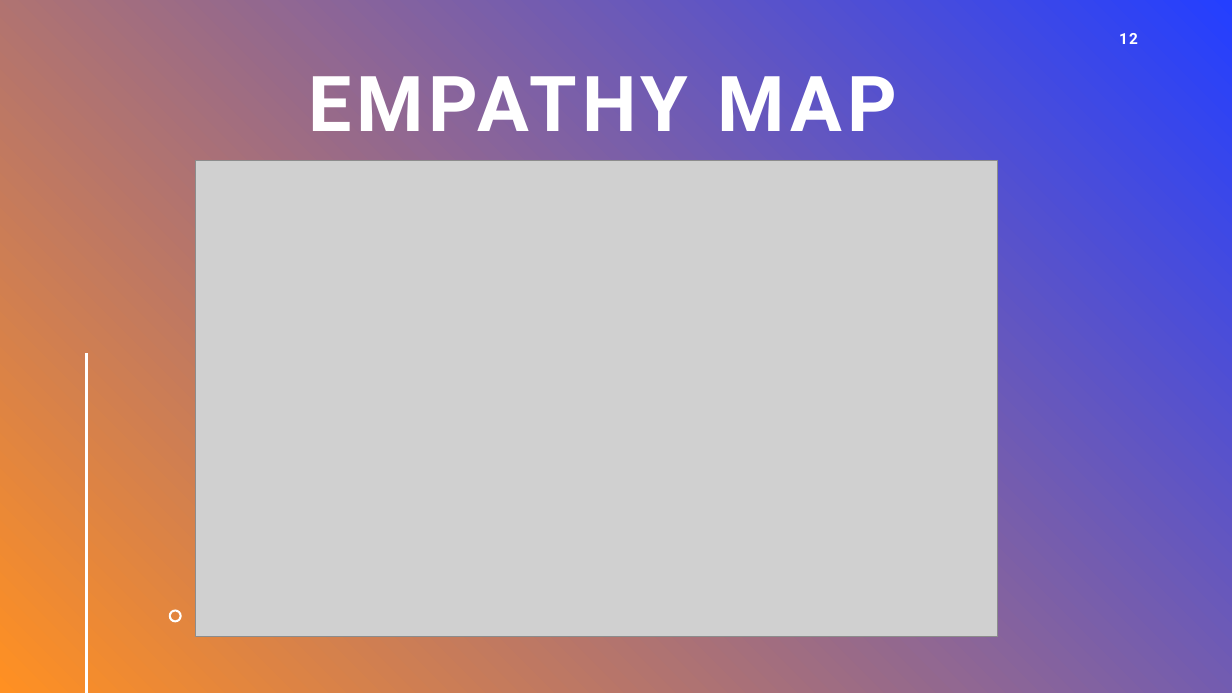
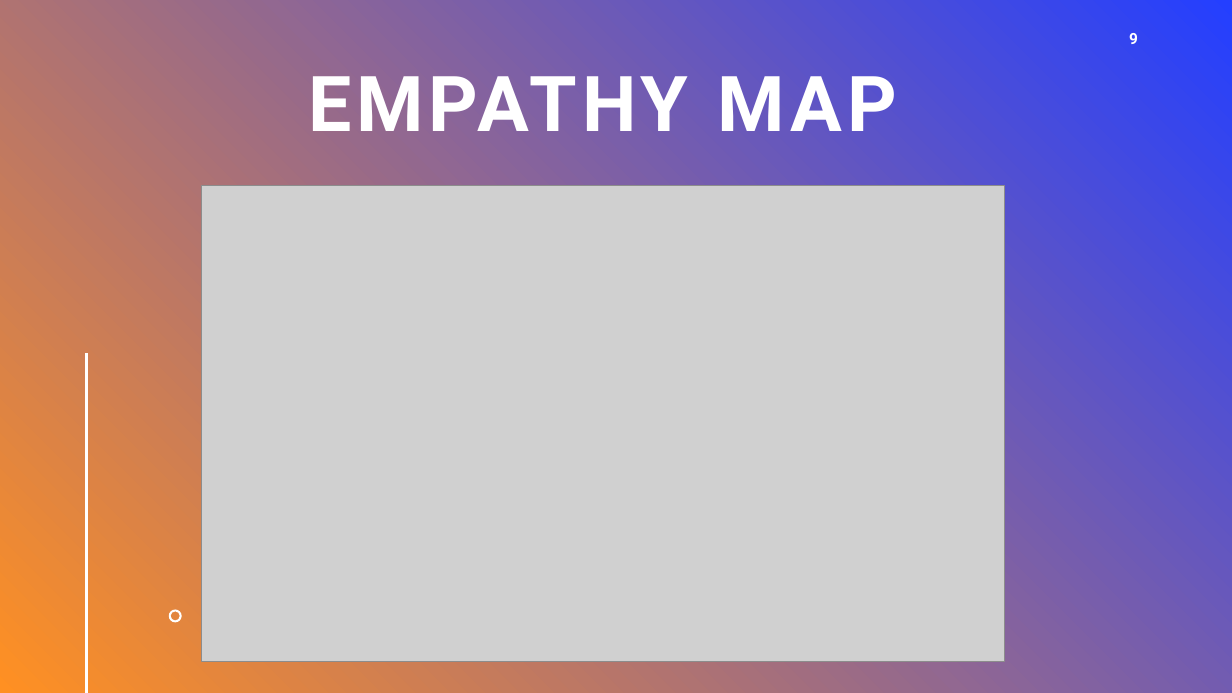
Before and after one commit to magopyan/Pocket-Finances, a slide deck: slide 9 of Documentation/Final Presentation/Presentation.pptx (slide 12 before the commit). Drawn at 1232x693 pixels with LibreOffice and Linux fonts; fonts in the diff are those of the drawing; grey boxes stand for pictures. Boxes give left, top, right and bottom in pixels: in the first picture for what was removed or moved away, otherwise in the second. Text is boxed around its words. In the diff, an @@ line names an element or a change of style, - is before the commit and + after.

```diff
--- a/Documentation/Final Presentation/Presentation.pptx
+++ b/Documentation/Final Presentation/Presentation.pptx
@@ page number at [1129,33,1138,44]: text changed @@
-12
+9
@@ picture: place and size @@
-picture at [195,161,997,637]
+picture at [201,186,1004,662]
```
Also in this commit, not shown: 9 other slides changed, 4 slides added, 2 slides removed, 2 other files.
